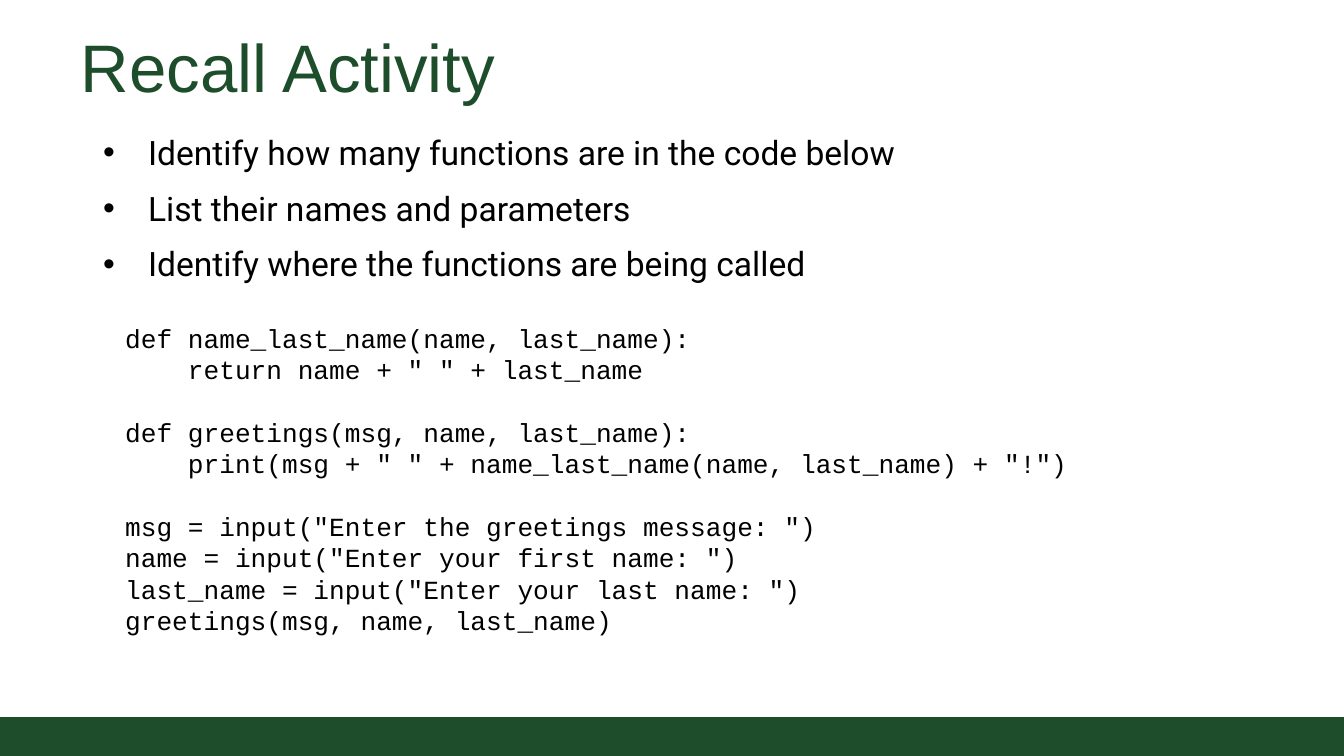
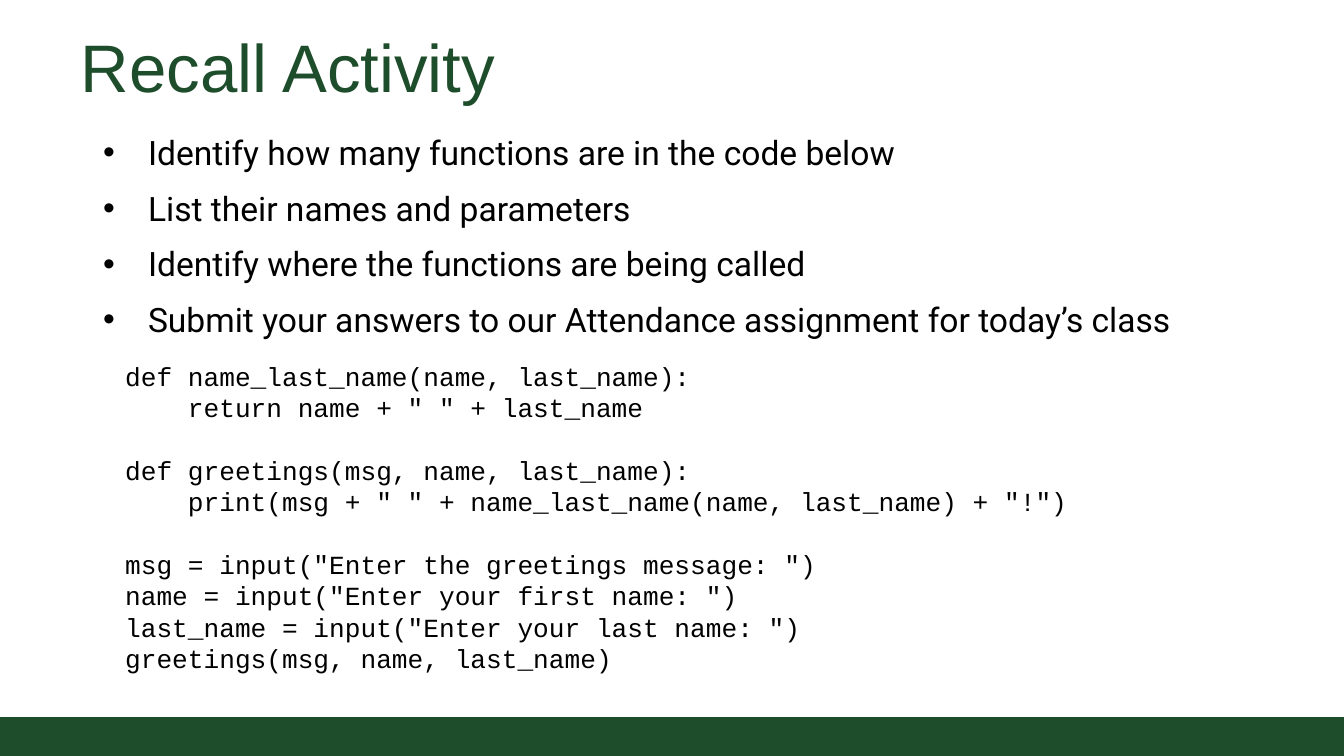
Before and after one commit to CSU-CS152/Handouts, a slide deck: slide 3 of 02_02ConditionalsCS152.pptx. Drawn at 1344x756 pixels with LibreOffice and Linux fonts; fonts in the diff are those of the drawing; background and template pictures are left out. Boxes give left, top, right and bottom in pixels: in the first picture for what was removed or moved away, otherwise in the second. Text is boxed around its words. In the diff, an @@ line names an element or a change of style, - is before the commit and + after.

```diff
--- a/02_02ConditionalsCS152.pptx
+++ b/02_02ConditionalsCS152.pptx
@@ text at (148, 306, 1171, 339): paragraph added @@
+• Submit your answers to our Attendance assignment for today’s class
@@ text "def name_last_name(name, last_name):": place and size @@
-text "def name_last_name(name, last_name):" at (125, 329, 957, 636)
+text "def name_last_name(name, last_name):" at (125, 368, 957, 674)
```
Also in this commit, not shown: 1 other file.
